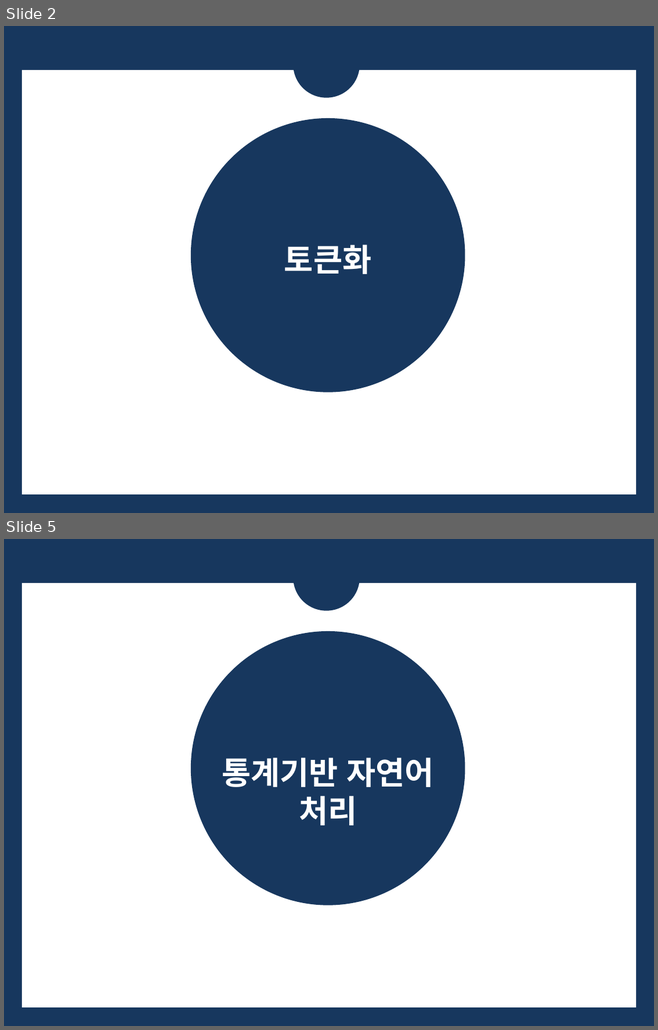
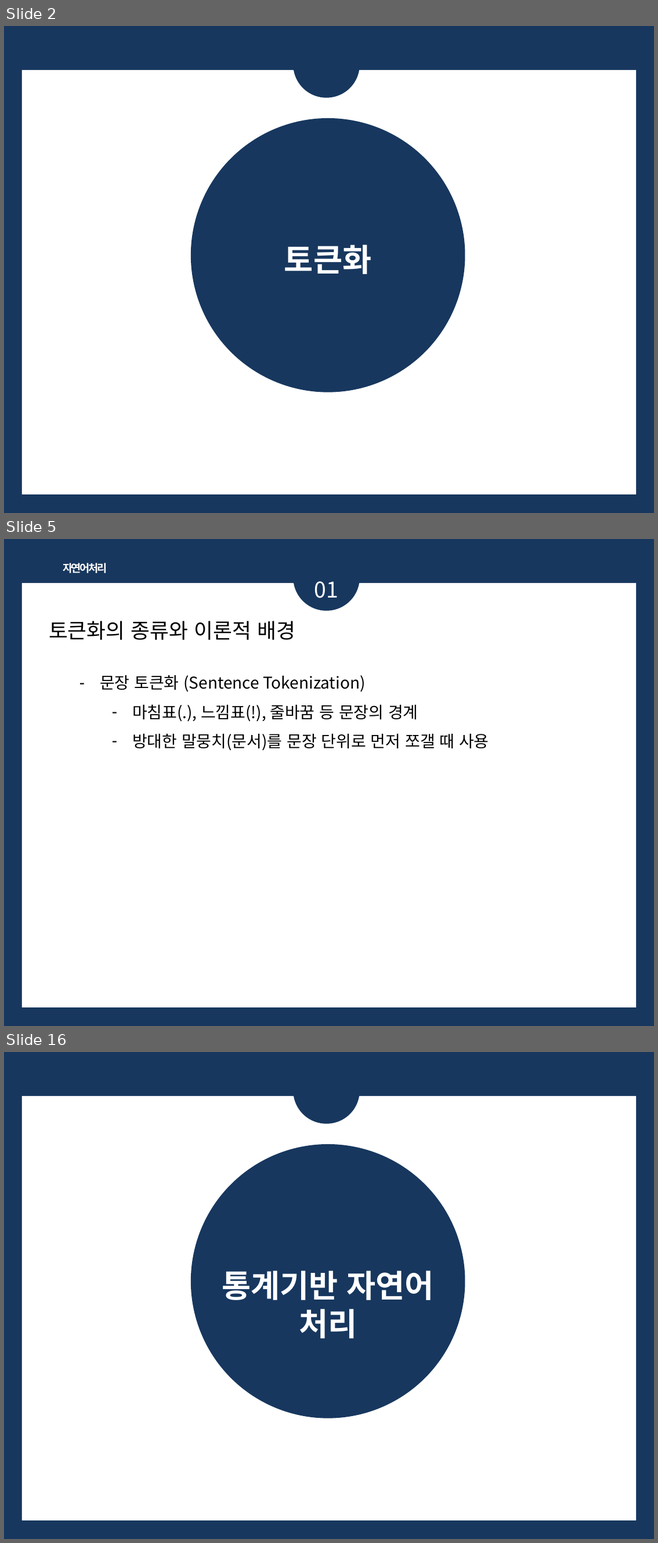
Before and after one commit to bsmoon-86/multicam_2025, a slide deck: PPT/자연어처리_정리.pptx. Shown one above the other, each under a label of ours: slides 2 and 5 before the commit, slides 2, 5 and 16 after it; the slides between them are not shown. The pictures are 658x1030 and 658x1543 pixels, drawn with LibreOffice and Linux fonts; fonts in the diff are those of the drawing. Boxes give left, top, right and bottom in pixels: in the first picture for what was removed or moved away, otherwise in the second. Text is boxed around its words. In the diff, an @@ line names an element or a change of style, - is before the commit and + after.

```diff
--- a/PPT/자연어처리_정리.pptx
+++ b/PPT/자연어처리_정리.pptx
@@ slide 5 added at bbox=[4, 539, 654, 1026], background #17375E; not listed: 1 template element that a slide beside it also shows @@
@@ ellipse added at bbox=[293, 544, 360, 610], fill #17375E @@
@@ text added at bbox=[63, 563, 107, 573], 12 pt, text #FFFFFF, bold @@
+자연어처리
@@ text added at bbox=[314, 581, 338, 598], 24 pt, text #FFFFFF @@
+01
@@ text added at bbox=[49, 621, 295, 640], 23 pt, text #000000 @@
+토큰화의 종류와 이론적 배경
@@ text added at bbox=[100, 675, 489, 751], 18 pt, text #000000 @@
+– 문장 토큰화 (Sentence Tokenization)
+  – 마침표(.), 느낌표(!), 줄바꿈 등 문장의 경계
+  – 방대한 말뭉치(문서)를 문장 단위로 먼저 쪼갤 때 사용
@@ what was slide 5 is now slide 16 @@
```
Also in this commit, not shown: 2 slides changed, 10 other slides added, 1 other file.
